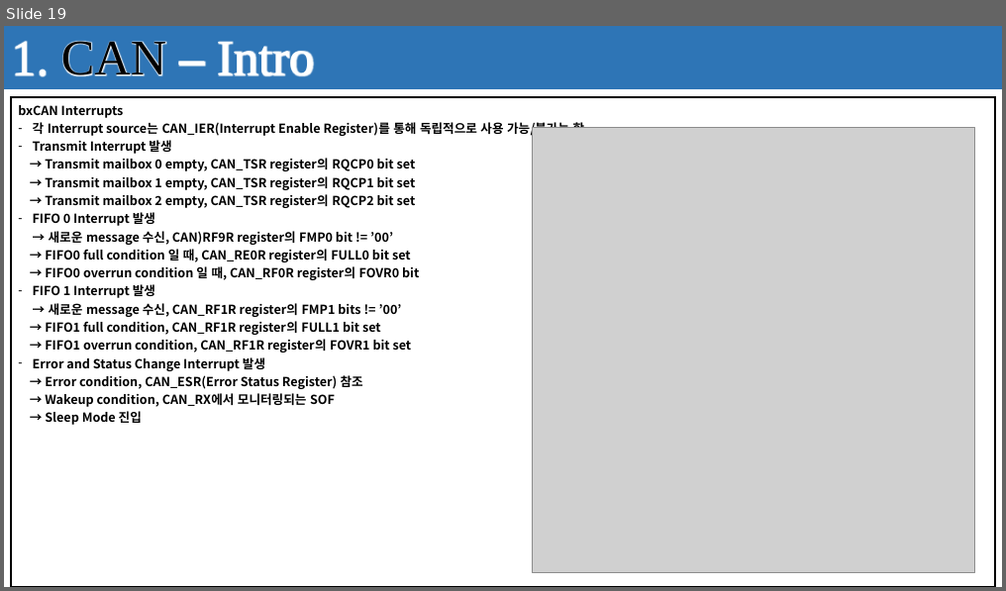
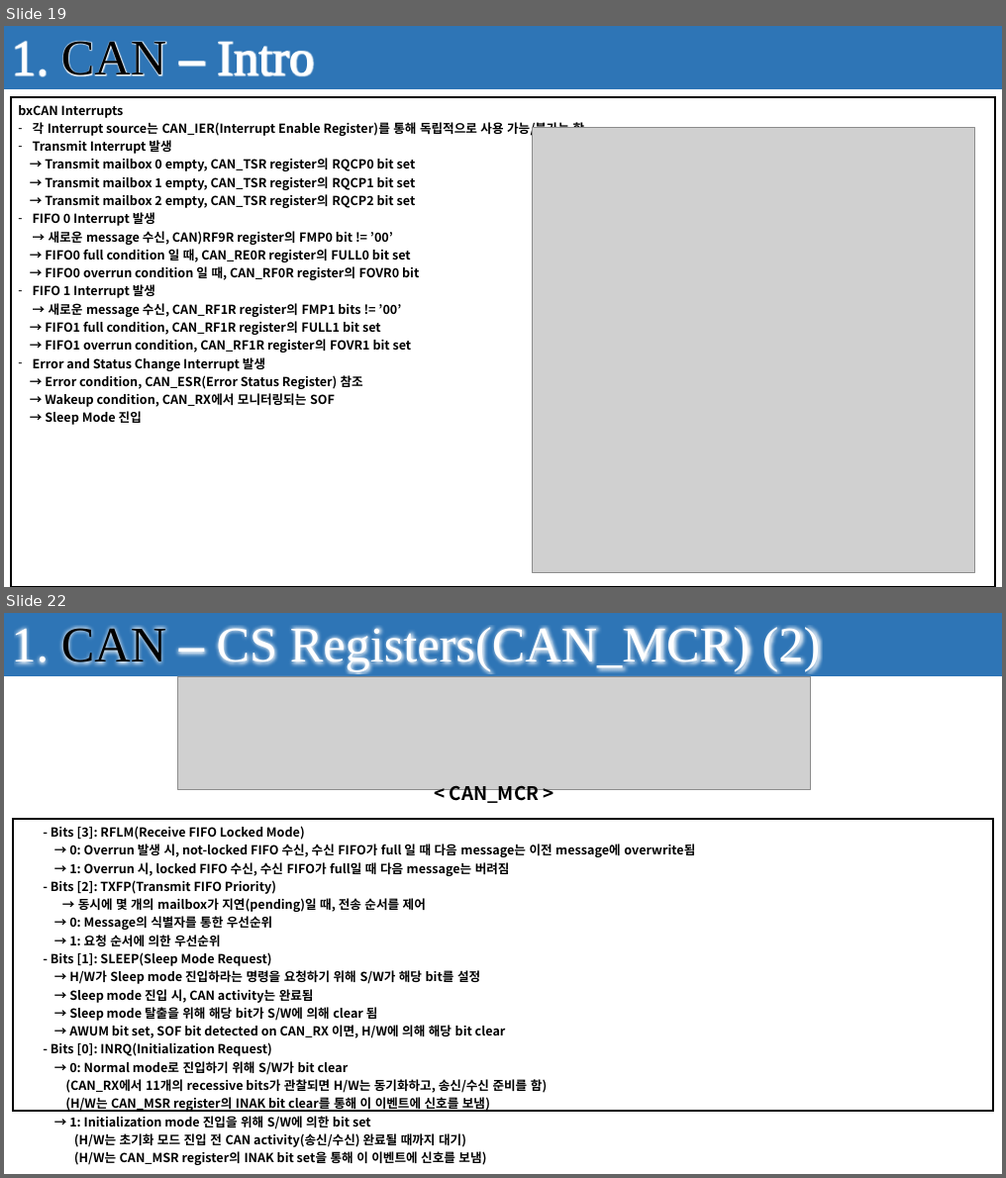
Before and after one commit to seonghokim/Study, a slide deck: Study Material/Firmware Explanation.pptx. Shown one above the other, each under a label of ours: slide 19 before the commit, slides 19 and 22 after it; the slides between them are not shown. The pictures are 1006x591 and 1006x1178 pixels, drawn with LibreOffice and Linux fonts; fonts in the diff are those of the drawing; grey boxes stand for pictures; background and template pictures are left out. Boxes give left, top, right and bottom in pixels: in the first picture for what was removed or moved away, otherwise in the second. Text is boxed around its words. In the diff, an @@ line names an element or a change of style, - is before the commit and + after.

```diff
--- a/Study Material/Firmware Explanation.pptx
+++ b/Study Material/Firmware Explanation.pptx
@@ slide 22 added at bbox=[4, 613, 1002, 1174], background #FFFFFF; not listed: 1 template element that a slide beside it also shows @@
@@ rectangle added at bbox=[4, 613, 1002, 676], fill #2E75B6, 48 pt, text #FFFFFF @@
+1. CAN – CS Registers(CAN_MCR) (2)
@@ picture added at bbox=[177, 676, 810, 790] @@
@@ text added at bbox=[450, 785, 540, 805], 18 pt, text #000000, bold @@
+< CAN_MCR >
@@ table added at bbox=[13, 819, 994, 1169], 1 rows, 1 columns @@
+- Bits [3]: RFLM(Receive FIFO Locked Mode) / → 0: Overrun 발생 시, not-locked FIFO 수신, 수신 FIFO가 full 일 때 다음 message는 이전 message에 overwrite됨 / → 1: Overrun 시, locked FIFO 수신, 수신 FIFO가 full일 때 다음 message는 버려짐 / - Bits [2]: TXFP(Transmit FIFO Priority) / → 동시에 몇 개의 mailbox가 지연(pending)일 때, 전송 순서를 제어 / → 0: Message의 식별자를 통한 우선순위 / → 1: 요청 순서에 의한 우선순위 / - Bits [1]: SLEEP(Sleep Mode Request) / → H/W가 Sleep mode 진입하라는 명령을 요청하기 위해 S/W가 해당 bit를 설정 / → Sleep mode 진입 시, CAN activity는 완료됨 / → Sleep mode 탈출을 위해 해당 bit가 S/W에 의해 clear 됨 / → AWUM bit set, SOF bit detected on CAN_RX 이면, H/W에 의해 해당 bit clear / - Bits [0]: INRQ(Initialization Request) / → 0: Normal mode로 진입하기 위해 S/W가 bit clear / (CAN_RX에서 11개의 recessive bits가 관찰되면 H/W는 동기화하고, 송신/수신 준비를 함) / (H/W는 CAN_MSR register의 INAK bit clear를 통해 이 이벤트에 신호를 보냄) / → 1: Initialization mode 진입을 위해 S/W에 의한 bit set / (H/W는 초기화 모드 진입 전 CAN activity(송신/수신) 완료될 때까지 대기) / (H/W는 CAN_MSR register의 INAK bit set을 통해 이 이벤트에 신호를 보냄)
```
Also in this commit, not shown: 2 slides changed, 26 other slides added, 10 slides removed.
